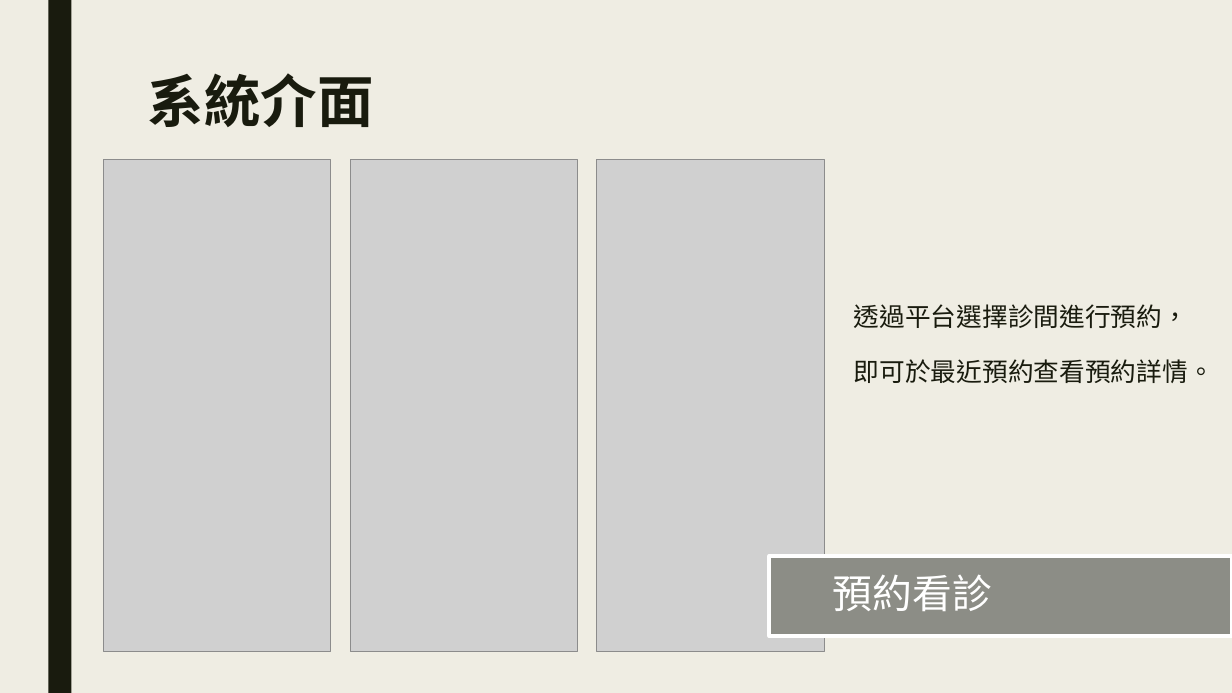
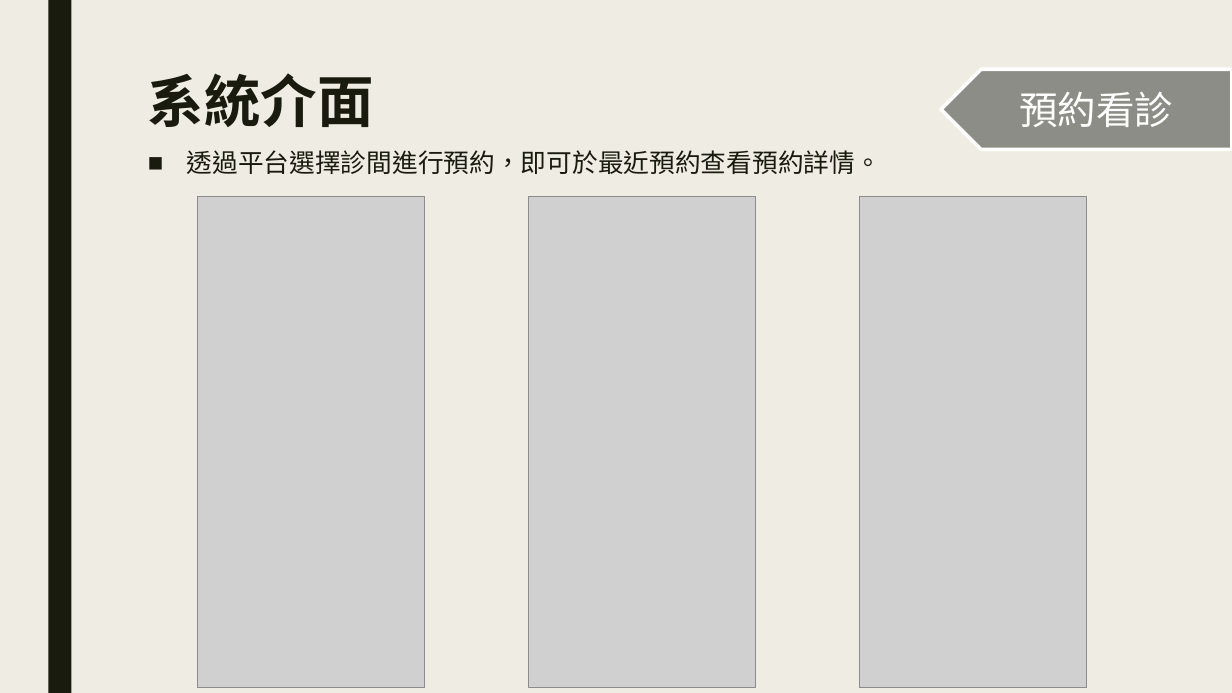
Before and after one commit to plum0411/e-commerce, a slide deck: slide 12 of LINE在電商領域能提出之新功能.pptx. Drawn at 1232x693 pixels with LibreOffice and Linux fonts; fonts in the diff are those of the drawing; grey boxes stand for pictures. Boxes give left, top, right and bottom in pixels: in the first picture for what was removed or moved away, otherwise in the second. Text is boxed around its words. In the diff, an @@ line names an element or a change of style, - is before the commit and + after.

```diff
--- a/LINE在電商領域能提出之新功能.pptx
+++ b/LINE在電商領域能提出之新功能.pptx
@@ pentagon arrow "預約看診": place and size @@
-pentagon arrow "預約看診" at (833,574,992,611)
+pentagon arrow "預約看診" at (941,69,1232,150)
@@ pentagon arrow "預約看診" at (941,69,1232,150): size 31 to 30 pt; alignment left to centre; line spacing 0.9 to 1; less space between paragraphs; fill none to #8C8D86; outline none to #FFFFFF 2.75 pt @@
@@ text at (187,150,881,174): text changed; font Noto Sans CJK SC to Roboto @@
-  透過平台選擇診間進行預約，
-  即可於最近預約查看預約詳情。
+■ 透過平台選擇診間進行預約，即可於最近預約查看預約詳情。
@@ picture: place and size @@
-picture at (104,160,331,652)
+picture at (198,197,425,688)
@@ picture: place and size @@
-picture at (350,160,578,652)
+picture at (529,197,756,688)
@@ picture: place and size @@
-picture at (597,160,824,652)
+picture at (860,197,1087,688)
@@ rectangle removed at (770,556,1232,637) @@
```
Also in this commit, not shown: 7 other slides changed, 1 other file.
